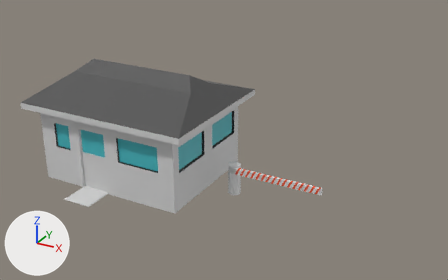
The FBX model Assets/Prefabs/SecurityRoom.fbx: old version first, new version second.
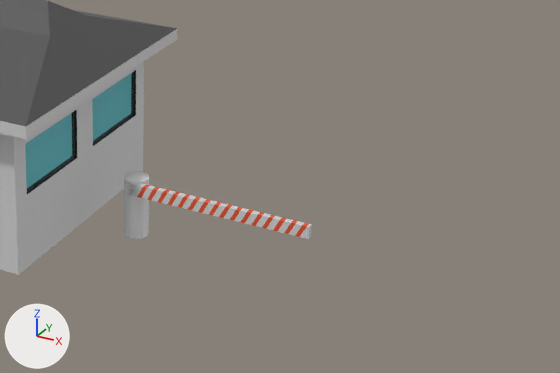
Old and new are each drawn whole from a 50 mm camera at (23.5, -31.3, 19.2) aimed at (6.3, -0.2, 3.6) and again close up on the part from 37% to 100% of the width and 27% to 94% of the height. Lighting does not change. The marker at lower left points along +X, +Y and +Z. Where no turn or scale is listed for an object, it has been applied to the vertices.
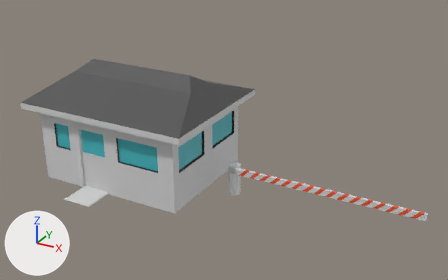
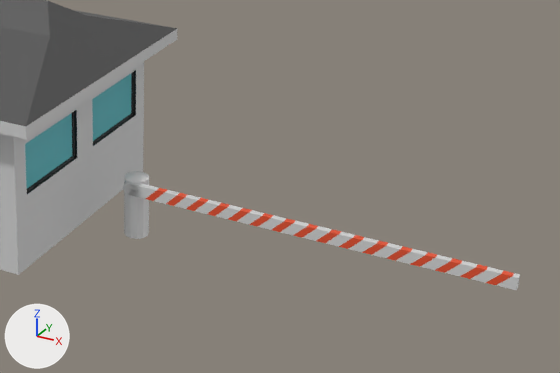
Boxes [x1, y1, x2, y2] around the edits, measured in the close-ups (560 x 373 px):
'Cylinder.001', reshaped (111% wider, 88% taller): before [124, 182, 312, 239]; after [122, 182, 520, 290]

The change, as a list of edits to the scene's bpy script:
```text
Change me_cylinder_001:
    used by ob_cylinder_001; location = (7.0, -0.4, 1.8)
    remove me_cylinder_001.from_pydata(...)  # 156 vertices, 148 faces; spans x -0.2..6.0, y -0.1..0.1, z -0.2..0.2
    add me_cylinder_001.from_pydata(...)  # 156 vertices, 148 faces; spans x -0.26..12.03, y -0.1..0.1, z -0.2..0.2
    me_cylinder_001 part 1: 152 of 156 vertices moved; they spanned x -0.2..6.0, y -0.1..0.1, z -0.2..0.2 and now span x -0.26..12.03, y -0.1..0.1, z -0.2..0.2; mean shift (2.78, 0.0, 0.0); largest move (6.0, -0.1, -0.2) -> (12.03, -0.1, -0.2)
```
